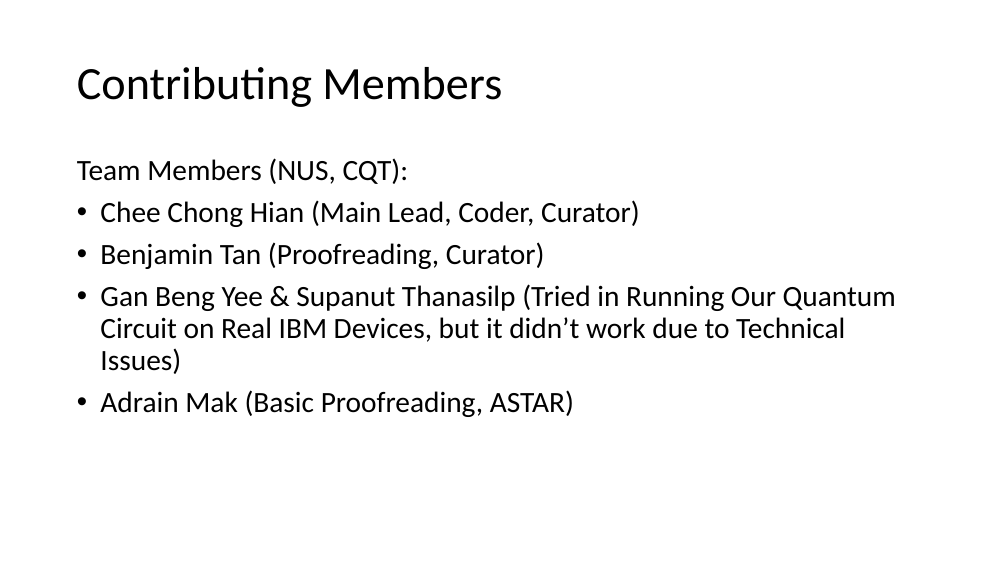
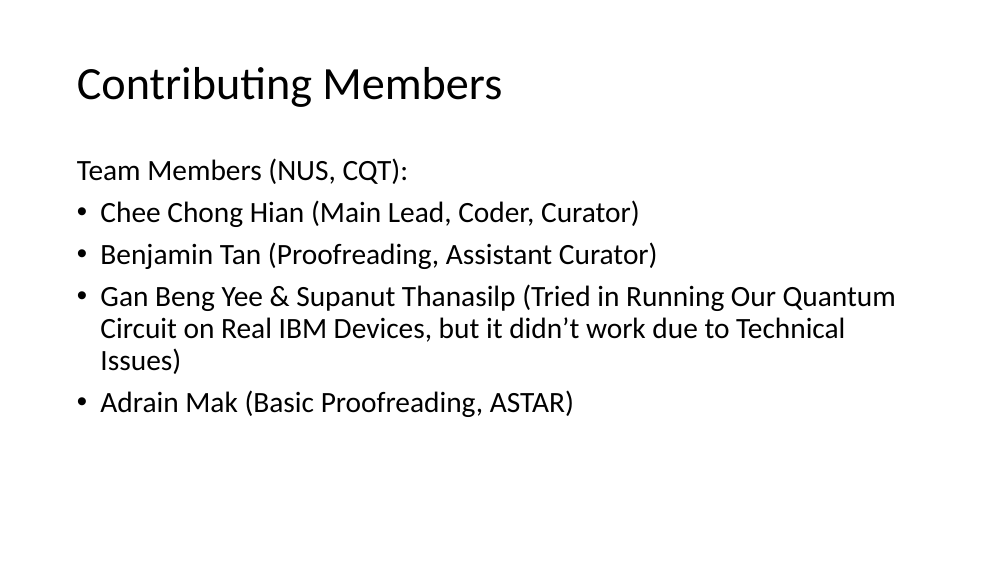
Before and after one commit to cheechonghian/Qanything_Chem_Project_Final, a slide deck: slide 16 of Qanything Results Presentation.pptx. Drawn at 1008x567 pixels with LibreOffice and Linux fonts; fonts in the diff are those of the drawing. Boxes give left, top, right and bottom in pixels: in the first picture for what was removed or moved away, otherwise in the second. Text is boxed around its words. In the diff, an @@ line names an element or a change of style, - is before the commit and + after.

```diff
--- a/Qanything Results Presentation.pptx
+++ b/Qanything Results Presentation.pptx
@@ text at [100, 242, 658, 269]: text changed @@
-• Benjamin Tan (Proofreading, Curator)
+• Benjamin Tan (Proofreading, Assistant Curator)
```
Also in this commit, not shown: 1 other file.
